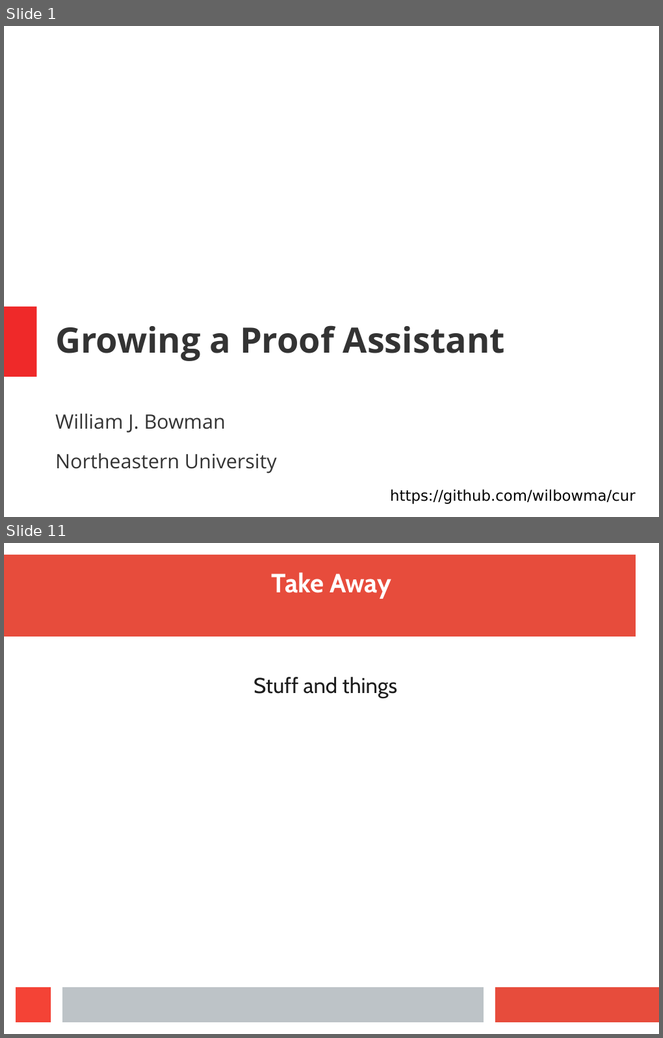
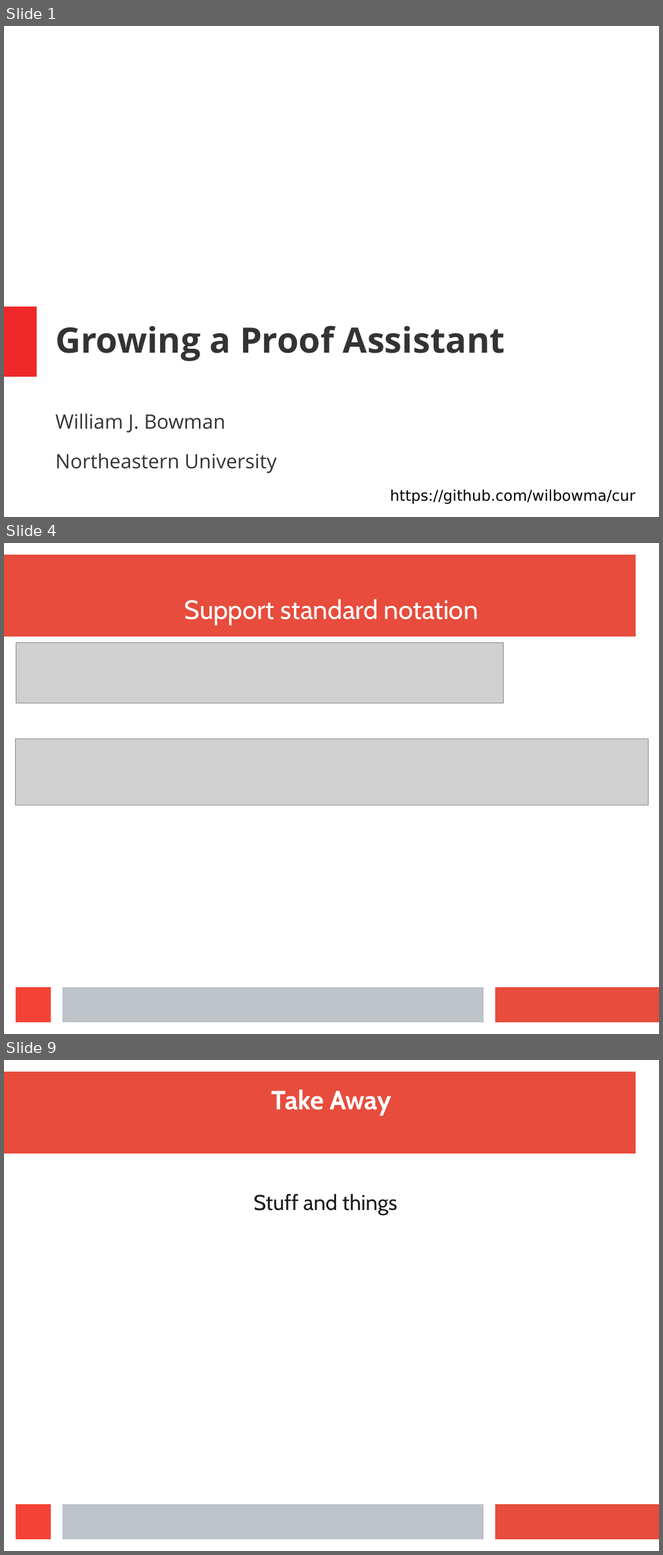
Before and after one commit to wilbowma/cur, a slide deck: hope-2016/slides.odp. Shown one above the other, each under a label of ours: slides 1 and 11 before the commit, slides 1, 4 and 9 after it; the slides between them are not shown. The pictures are 663x1038 and 663x1555 pixels, drawn with LibreOffice and Linux fonts; fonts in the diff are those of the drawing; grey boxes stand for pictures. Boxes give left, top, right and bottom in pixels: in the first picture for what was removed or moved away, otherwise in the second. Text is boxed around its words. In the diff, an @@ line names an element or a change of style, - is before the commit and + after.

```diff
--- a/hope-2016/slides.odp
+++ b/hope-2016/slides.odp
@@ slide 4 added at (4,543,659,1034), background #FFFFFF; not listed: 4 template elements that a slide beside it also shows @@
@@ title added at (185,599,478,626), 32 pt, text #FFFFFF @@
+Support standard notation
@@ picture added at (16,642,503,704) @@
@@ picture added at (15,739,649,805) @@
@@ what was slide 11 is now slide 9 @@
```
Also in this commit, not shown: 6 other slides added, 9 slides removed, 2 other files.
